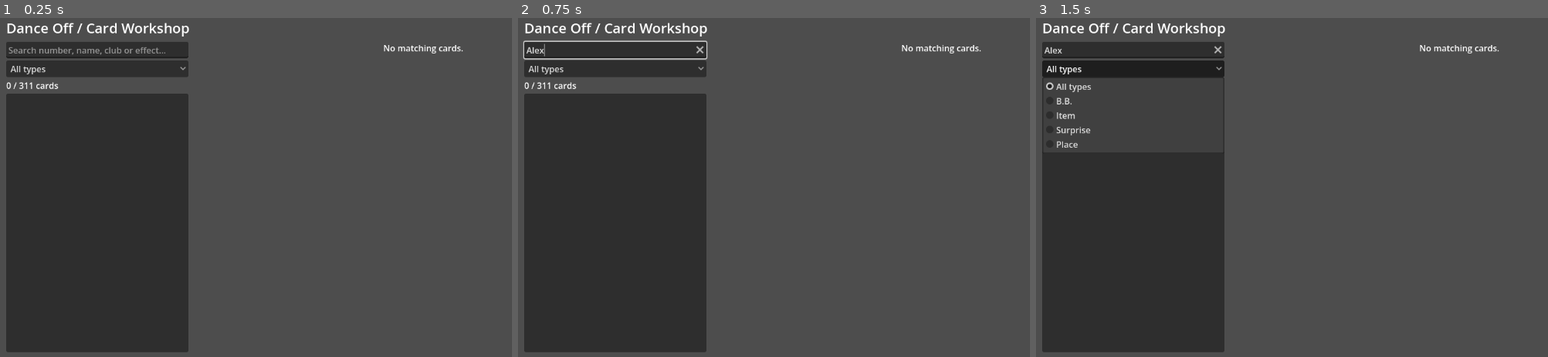
Above: before the commit, frames 1-3 (left to right).
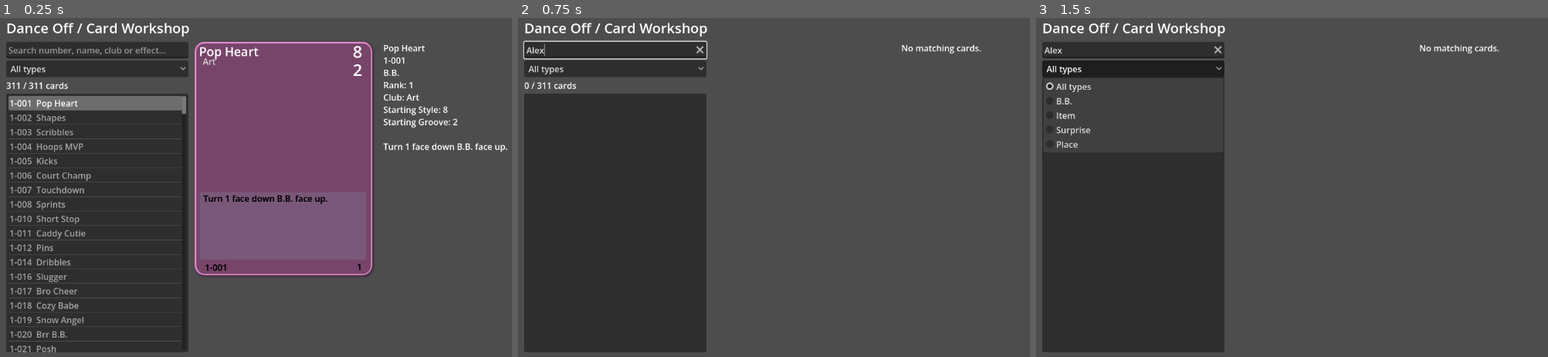
Above: after the commit, the same moments.

Repository: evevioletrose-hash/lol-tcg-sim
Game: Godot game, scene res://main.tscn
Same seed, same stepped clock (60 frames per second), same inputs: the game is played once before the commit and once after it.
Inputs (mouse positions are in pixels of both pictures, inside the frame that each line leads up to):
- Up to frame 1 (0.25 s): no input
- Up to frame 2 (0.75 s): click (615, 48) at 0.52 s; type "Alex" at 0.6 s
- Up to frame 3 (1.5 s): click "All types" at 1.25 s

The runs differ from the first frame. In frame 1, 29% of the frame differs, in the area x 1-100%, y 7-99%; in frame 2, nothing differs; in frame 3, nothing differs.

Commit message:
Fix empty catalogue search and separate headless from window layout

Diff:
--- a/main.gd
+++ b/main.gd
@@ -38,13 +38,17 @@
 		return
 
 	var library = game.open_library()
-	if "--card-workshop-test" in OS.get_cmdline_user_args():
-		if library == null or not library.has_method("run_smoke_test"):
-			push_error("LOL_WORKSHOP initialization failed")
+	var testing = "--card-workshop-test" in OS.get_cmdline_user_args()
+	if library == null or not library.has_method("run_smoke_test"):
+		push_error("LOL_WORKSHOP initialization failed")
+		if testing:
 			get_tree().quit(1)
-			return
-		# Containers lay out their children on deferred notifications.
-		await get_tree().process_frame
-		await get_tree().process_frame
+		return
+	# Containers lay out their children on deferred notifications.
+	await get_tree().process_frame
+	await get_tree().process_frame
+	if testing:
 		get_tree().quit(library.run_smoke_test())
+	else:
+		library.report_layout()
 	# game.initialize_game(item_deck, sample_deck)
--- a/src/card_viewer/card_library.gd
+++ b/src/card_viewer/card_library.gd
@@ -16,21 +16,37 @@
 	game = source
 	get_viewport().size_changed.connect(_sync_viewport_layout)
 	_sync_viewport_layout()
-	type_filter.add_item("All types")
+	type_filter.add_item("All types", 0)
 	type_filter.add_item("B.B.", Game.Card_Types.BB + 1)
 	type_filter.add_item("Item", Game.Card_Types.Item + 1)
 	type_filter.add_item("Surprise", Game.Card_Types.Surprise + 1)
 	type_filter.add_item("Place", Game.Card_Types.Place + 1)
+	type_filter.select(0)
 	search.text_changed.connect(_on_search_changed)
 	type_filter.item_selected.connect(_on_filter_changed)
 	cards.item_selected.connect(_on_card_selected)
 	refresh_list()
 
+func layout_size() -> Vector2:
+	# Headless DisplayServer has a tiny dummy window; use a virtual test area.
+	if DisplayServer.get_name() == "headless":
+		return Vector2(1152, 648)
+	return get_viewport().get_visible_rect().size
+
 func _sync_viewport_layout() -> void:
-	# Explicitly size the root against the viewport, not the Node2D board.
 	set_anchors_and_offsets_preset(Control.PRESET_TOP_LEFT)
+	grow_horizontal = Control.GROW_DIRECTION_END
+	grow_vertical = Control.GROW_DIRECTION_END
+	size = layout_size()
 	position = Vector2.ZERO
-	size = get_viewport_rect().size
+
+func report_layout() -> void:
+	var title: Label = $Margin/Layout/Title
+	print("LOL_WORKSHOP_LAYOUT display=%s viewport=%s root=%s title=%s list=%s items=%d filter=%d visible=%s" % [
+		DisplayServer.get_name(), get_viewport().get_visible_rect(), get_global_rect(),
+		title.get_global_rect(), cards.get_global_rect(), cards.item_count,
+		type_filter.get_selected_id(), is_visible_in_tree()
+	])
 
 func _on_search_changed(_value: String) -> void:
 	refresh_list()
@@ -77,7 +93,7 @@
 		if filter_id > 0 and data.type != filter_id - 1:
 			continue
 		var searchable = "%s %s %s %s %s" % [id, data.name, club_name(data), data.text, phase_name(data)]
-		if not searchable.to_lower().contains(query):
+		if not query.is_empty() and not searchable.to_lower().contains(query):
 			continue
 		var index = cards.add_item("%s  %s" % [id, data.name])
 		cards.set_item_metadata(index, id)
@@ -130,11 +146,8 @@
 	var counts: Dictionary = {}
 	var failures: Array[String] = []
 	var title: Label = $Margin/Layout/Title
-	var viewport_rect = get_viewport_rect()
-	print("LOL_WORKSHOP_LAYOUT viewport=%s root=%s title=%s list=%s visible=%s" % [
-		viewport_rect, get_global_rect(), title.get_global_rect(),
-		cards.get_global_rect(), is_visible_in_tree()
-	])
+	var viewport_rect = Rect2(Vector2.ZERO, layout_size())
+	report_layout()
 	if not is_visible_in_tree() or size.x <= 0 or size.y <= 0:
 		failures.append("Workshop root is hidden or has no size")
 	if not title.is_visible_in_tree() or not viewport_rect.intersects(title.get_global_rect()):
@@ -143,6 +156,30 @@
 		failures.append("Catalogue has no layout area")
 	if cards.item_count != game.card_database.size():
 		failures.append("Initial catalogue list is incomplete")
+	if not viewport_rect.encloses(get_global_rect()):
+		failures.append("Workshop root lies outside layout area")
+	if not viewport_rect.intersects(cards.get_global_rect()):
+		failures.append("Catalogue list lies outside layout area")
+	# Exercise filters through the same refresh path used by signals.
+	for index in range(1, type_filter.item_count):
+		type_filter.select(index)
+		refresh_list()
+		var wanted = type_filter.get_selected_id() - 1
+		var expected = 0
+		for data in game.card_database.values():
+			if data.type == wanted:
+				expected += 1
+		if cards.item_count != expected:
+			failures.append("Type filter count mismatch: " + type_name(wanted))
+	type_filter.select(0)
+	search.text = "1-001"
+	refresh_list()
+	if cards.item_count != 1 or selected_id != "1-001":
+		failures.append("Card ID search failed")
+	search.text = ""
+	refresh_list()
+	if cards.item_count != game.card_database.size():
+		failures.append("Clearing search failed")
 	for id in game.card_database:
 		var data: Dictionary = game.card_database[id]
 		show_card(id)
@@ -163,7 +200,7 @@
 					failures.append(id + ": stat mismatch")
 			if preview.get_node("Card/Text/card_text").text != data.text:
 				failures.append(id + ": effect text mismatch")
-	clear_preview()
+	refresh_list()
 	if counts != {"B.B.": 161, "Item": 70, "Surprise": 75, "Place": 5}:
 		failures.append("Unexpected catalogue counts")
 	for failure in failures:
--- a/src/card_viewer/card_library.tscn
+++ b/src/card_viewer/card_library.tscn
@@ -7,8 +7,8 @@
 anchors_preset = 15
 anchor_right = 1.0
 anchor_bottom = 1.0
-grow_horizontal = 2
-grow_vertical = 2
+grow_horizontal = 1
+grow_vertical = 1
 script = ExtResource("1_y0lxy")
 
 [node name="Margin" type="MarginContainer" parent="."]
@@ -16,6 +16,8 @@
 anchors_preset = 15
 anchor_right = 1.0
 anchor_bottom = 1.0
+grow_horizontal = 1
+grow_vertical = 1
 theme_override_constants/margin_left = 16
 theme_override_constants/margin_right = 16
 theme_override_constants/margin_top = 12
